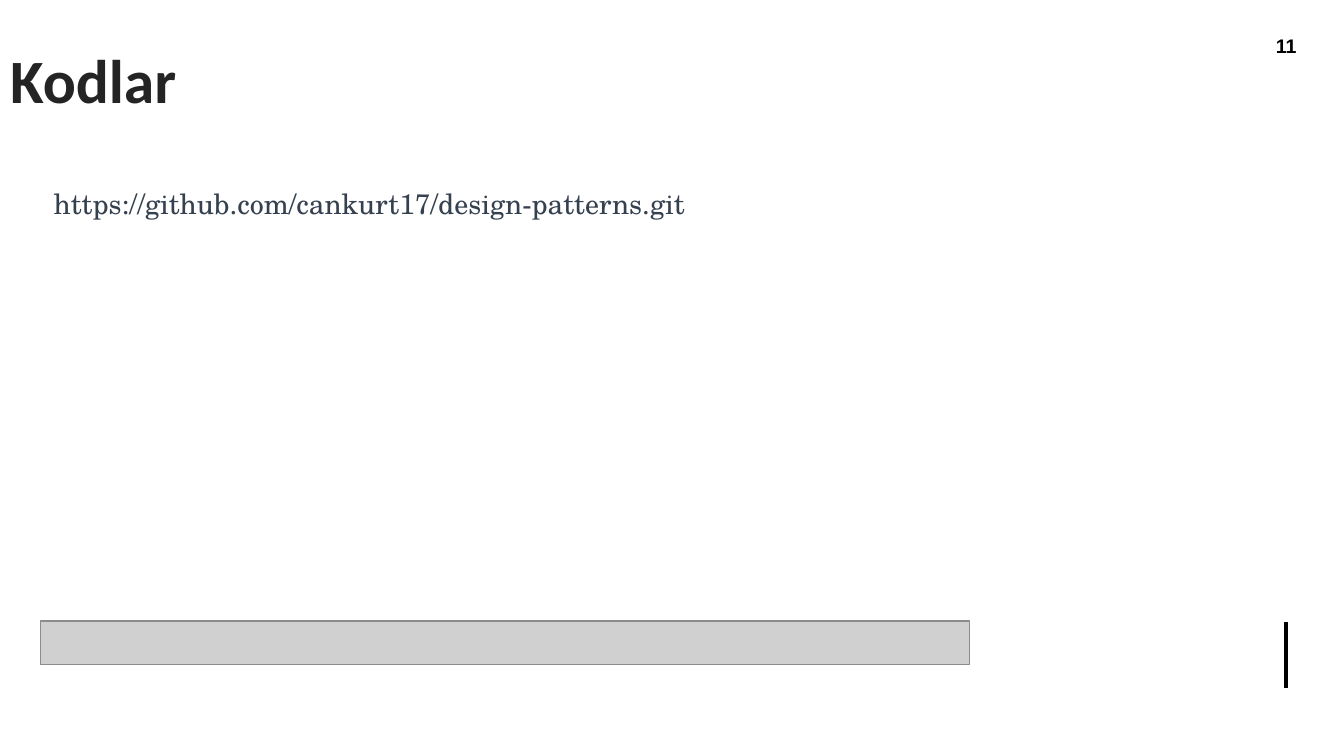
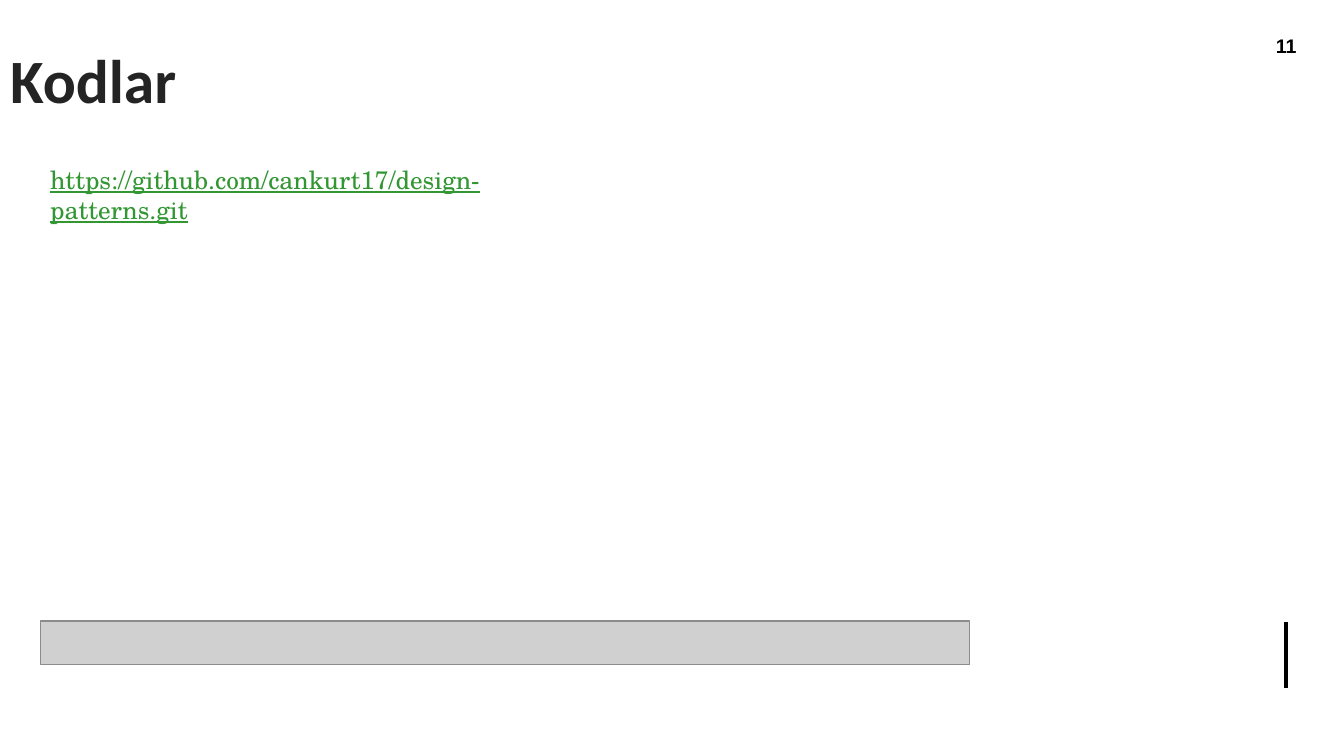
Before and after one commit to cankurt17/design-patterns, a slide deck: slide 11 of DesignPatterns.pptx. Drawn at 1344x756 pixels with LibreOffice and Linux fonts; fonts in the diff are those of the drawing; grey boxes stand for pictures. Boxes give left, top, right and bottom in pixels: in the first picture for what was removed or moved away, otherwise in the second. Text is boxed around its words. In the diff, an @@ line names an element or a change of style, - is before the commit and + after.

Commit message:
Edit

```diff
--- a/DesignPatterns.pptx
+++ b/DesignPatterns.pptx
@@ text "https://github.com/cankurt17/design-patterns.git": place and size @@
-text "https://github.com/cankurt17/design-patterns.git" at (54, 193, 685, 220)
+text "https://github.com/cankurt17/design-patterns.git" at (50, 170, 480, 224)
@@ text "https://github.com/cankurt17/design-patterns.git" at (50, 170, 480, 224): size 20 to 18 pt, text colour #364150 to #329633, underline on; list level 2 to 1 in "https://github.com/cankurt17/design-patterns.git"; line spacing 1.1 to 1 @@
```
